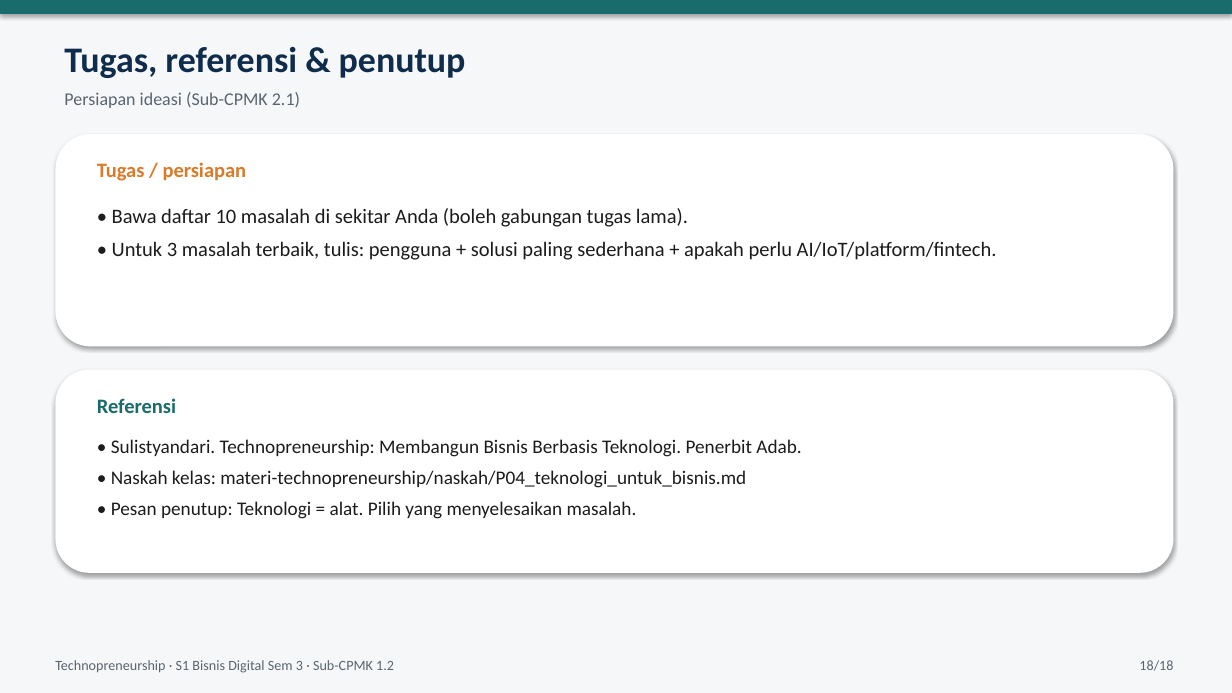
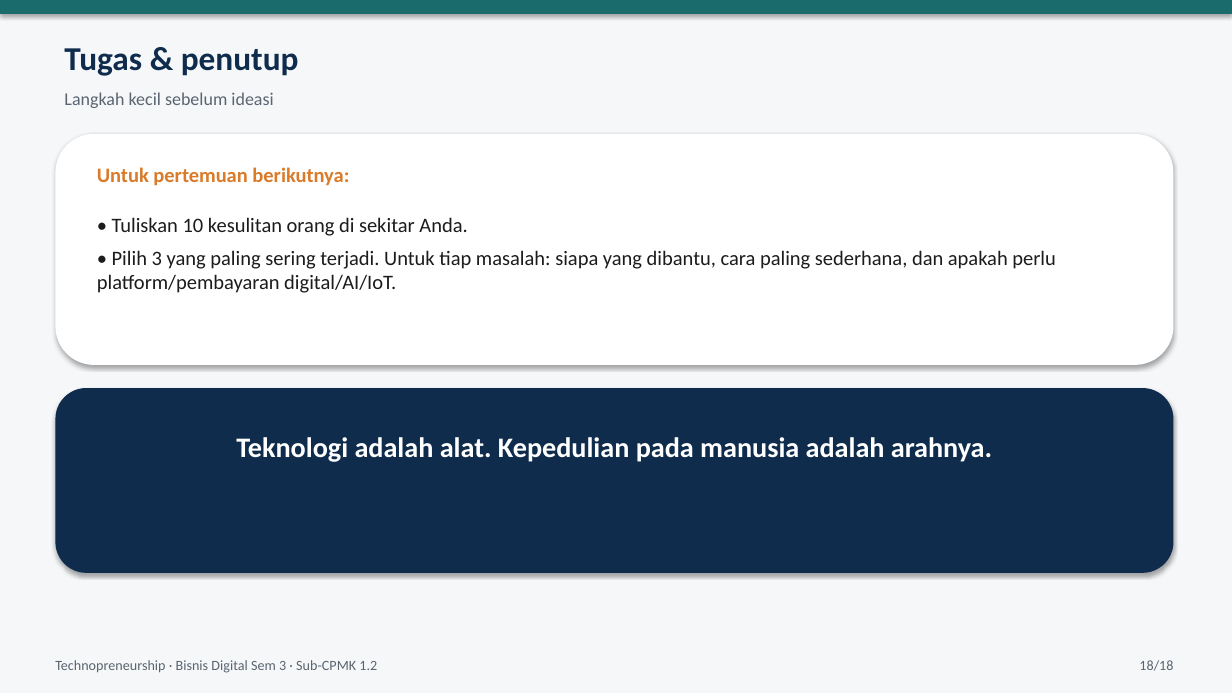
Before and after one commit to yusepa165-hue/Latihan-1, a slide deck: slide 18 of materi-technopreneurship/ppt/PPT02_SubCPMK_1_2_Platform_Fintech_AI_IoT.pptx. Drawn at 1232x693 pixels with LibreOffice and Linux fonts; fonts in the diff are those of the drawing. Boxes give left, top, right and bottom in pixels: in the first picture for what was removed or moved away, otherwise in the second. Text is boxed around its words. In the diff, an @@ line names an element or a change of style, - is before the commit and + after.

```diff
--- a/materi-technopreneurship/ppt/PPT02_SubCPMK_1_2_Platform_Fintech_AI_IoT.pptx
+++ b/materi-technopreneurship/ppt/PPT02_SubCPMK_1_2_Platform_Fintech_AI_IoT.pptx
@@ text at [64,48,299,76]: text changed; size 28 to 26 pt @@
-Tugas, referensi & penutup
+Tugas & penutup
@@ text at [64,92,273,108]: text changed @@
-Persiapan ideasi (Sub-CPMK 2.1)
+Langkah kecil sebelum ideasi
@@ rounded rectangle: place and size @@
-rounded rectangle at [55,134,1174,347]
+rounded rectangle at [55,134,1174,365]
@@ text removed at [97,162,247,181] @@
-Tugas / persiapan
@@ text added at [97,167,349,186], 16 pt, text #D97B2A, bold @@
+Untuk pertemuan berikutnya:
@@ text at [97,217,1056,293]: text changed @@
-• Bawa daftar 10 masalah di sekitar Anda (boleh gabungan tugas lama).
-• Untuk 3 masalah terbaik, tulis: pengguna + solusi paling sederhana + apakah perlu AI/IoT/platform/fintech.
+• Tuliskan 10 kesulitan orang di sekitar Anda.
+• Pilih 3 yang paling sering terjadi. Untuk tiap masalah: siapa yang dibantu, cara paling sederhana, dan apakah perlu platform/pembayaran digital/AI/IoT.
@@ rounded rectangle: place and size @@
-rounded rectangle at [55,370,1174,573]
+rounded rectangle at [55,388,1174,573]
@@ rounded rectangle at [55,388,1174,573]: fill #FFFFFF to #0F2C4C @@
@@ text removed at [97,398,176,413] @@
-Referensi
@@ text removed at [111,439,801,519] @@
-• Sulistyandari. Technopreneurship: Membangun Bisnis Berbasis Teknologi. Penerbit Adab.
-• Naskah kelas: materi-technopreneurship/naskah/P04_teknologi_untuk_bisnis.md
-• Pesan penutup: Teknologi = alat. Pilih yang menyelesaikan masalah.
@@ text added at [236,437,992,462], 22 pt, text #FFFFFF, bold @@
+Teknologi adalah alat. Kepedulian pada manusia adalah arahnya.
@@ text at [55,660,377,673]: text changed @@
-Technopreneurship · S1 Bisnis Digital Sem 3 · Sub-CPMK 1.2
+Technopreneurship · Bisnis Digital Sem 3 · Sub-CPMK 1.2
```
Also in this commit, not shown: 17 other slides changed, 1 other file.
